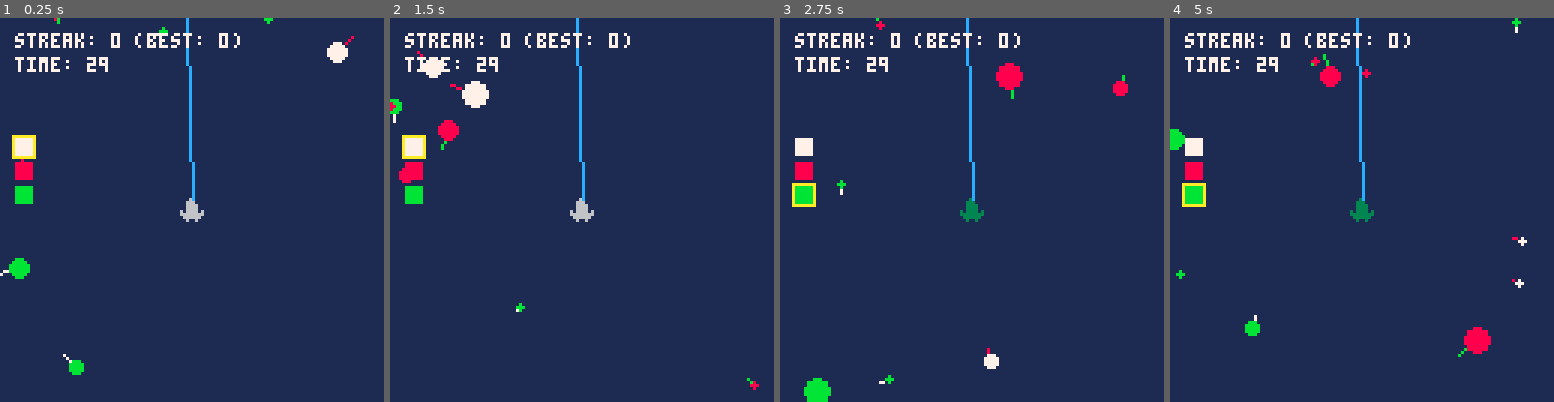
Above: before the commit, frames 1-4 (left to right).
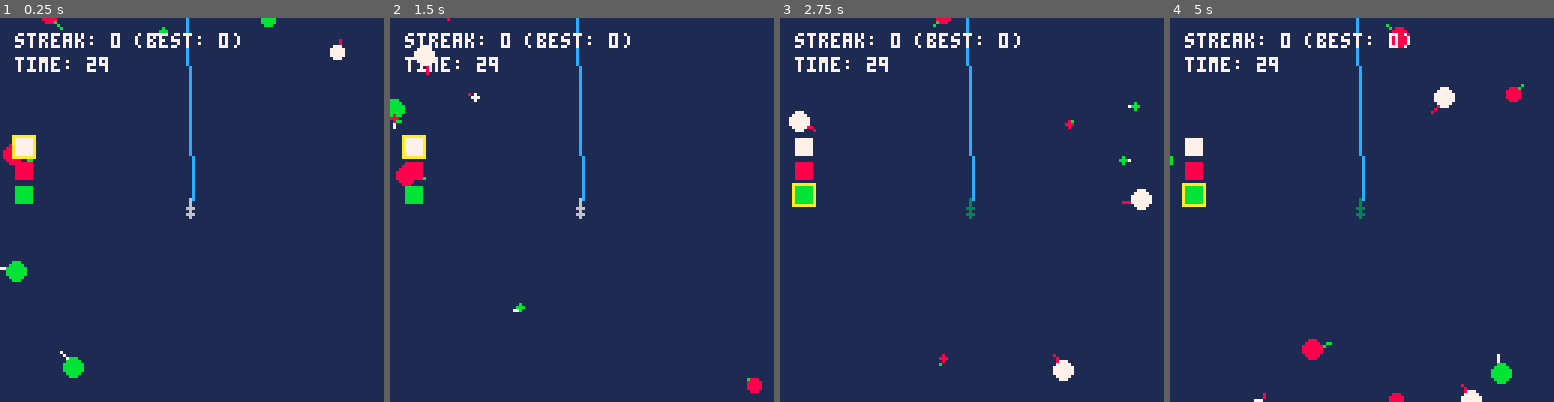
Above: after the commit, the same moments.

Repository: millwardesque/pico-fish-v2
Game: PICO-8 cartridge fish2.p8
Two runs of this game, one before a commit and one after it. Both use one fixed random seed, a clock stepped at 60 frames per second and the inputs below.
Inputs:
- Up to frame 1 (0.25 s): no input
- Up to frame 2 (1.5 s): tap O (Z key) at 0.7 s
- Up to frame 3 (2.75 s): hold Right 1.6-2.1 s; tap O (Z key) at 1.7, 2.1, 2.5 s; hold Up 2.15-2.42 s; hold Right from 2.47 s (still down)
- Up to frame 4 (5 s): tap O (Z key) every 0.4 s from 2.9 to 4.9 s; release Right at 3.03 s; hold Left 3.08-3.58 s; hold Down 3.63-3.97 s; hold Right 4.02-4.68 s; hold Up from 4.73 s (still down)

The runs differ from the first frame. In frame 1, 0.8% of the frame differs, in the area x 0-93%, y 0-94%; in frame 2, 1.3%; in frame 3, 2.3%; in frame 4, 2.7%, in the area x 0-93%, y 0-100%.

Commit message:
Lure sprite sizes.

Diff:
--- a/fish2.p8
+++ b/fish2.p8
@@ -318,14 +318,14 @@
         f.dir_to_target = v2.norm(v2.mk(x + 1, y))
         f.max_speed = 0.5 * (0.25 + rnd(1))
         f.speed = 0
-        f.length = size
+        f.length = size * 2
         f.size = size
         f.colour1 = colour1
         f.colour2 = colour2
 
-        if f.size >= 7 then
+        if f.size == 3 then
             f.max_speed *= 0.75
-        elseif f.size < 3 then
+        elseif f.size == 1 then
             f.max_speed *= 1.25
         end
 
@@ -348,9 +348,9 @@
                 line(tail.x, tail.y, head.x, head.y, go.colour2)
 
                 if go.speed >= 0 then
-                    circfill(head.x, head.y, max(1, go.size / 2.0), go.colour1)
+                    circfill(head.x, head.y, max(1, go.size), go.colour1)
                 else
-                    circfill(tail.x, tail.y, max(1, go.size / 2.0), go.colour1)
+                    circfill(tail.x, tail.y, max(1, go.size), go.colour1)
                 end
 
                 if go.draw_target then
@@ -374,8 +374,8 @@
             else
                 local col1_match = self.lure.colour == self.colour1
                 local col2_match = self.lure.colour == self.colour2
-                local too_big = self.lure.size >= self.size
-                local too_small = self.size - self.lure.size > 2
+                local too_big = self.lure.size > self.size
+                local too_small = self.size - self.lure.size > 1
 
                 if too_small then
                     interest = 0
@@ -407,7 +407,7 @@
                 end
 
                 -- Pick new target on arrival at target
-                local has_collided = utils.circle_col(self.v2_pos(self), self.size / 2.0, self.target.v2_pos(self.target), 0)
+                local has_collided = utils.circle_col(self.v2_pos(self), self.size, self.target.v2_pos(self.target), 0)
                 if has_collided then
                     local target_pos = utils.rnd_v2_near(self.x, self.y, 20, 20)
                     self.target.x = target_pos.x
@@ -492,14 +492,27 @@
         l.pulse_timer = 0
         l.pulse_wait = 30
         l.is_pulsing = false
+        l.sprites = {1, 2, 3}
 
         renderer.attach(l, 1)
         l.renderable.palette = {0,1,2,3,4,dark_pal[l.colour],dark_pal[l.colour],7,8,9,10,11,12,13,14,15}
 
         l.renderable.render = function(r, x, y)
-            line(62, 0, x, y, 12)
+            line(62, 0, x, y - 4, 12)
 
             r.default_render(r, x - 4, y - 4)
+        end
+
+        l.set_size = function(self, size)
+            if size <= 1 then
+                self.size = 1
+            elseif size >= 3 then
+                self.size = 3
+            else
+                self.size = size
+            end
+
+            self.renderable.sprite = self.sprites[self.size]
         end
 
         l.update = function(self)
@@ -519,7 +532,7 @@
         end
 
         l.radius = function(self)
-            return self.size / 2
+            return self.size
         end
 
         return l
@@ -633,7 +646,7 @@
             colour2 = 7
         end
 
-        local fish_size = 1 + flr(rnd(8))
+        local fish_size = 1 + flr(rnd(3))
 
         add_fish(active_lure, colour1, colour2, fish_size, true)
     end
@@ -688,17 +701,17 @@
 
     local fish_size = nil
     for i = 1,3 do
-        fish_size = 1 + flr(rnd(8))
+        fish_size = 1 + flr(rnd(3))
         add_fish(active_lure, 7, 8, fish_size, false)
     end
 
     for i = 1,4 do
-        fish_size = 1 + flr(rnd(8))
+        fish_size = 1 + flr(rnd(3))
         add_fish(active_lure, 8, 11, fish_size, false)
     end
 
     for i = 1,4 do
-        fish_size = 1 + flr(rnd(8))
+        fish_size = 1 + flr(rnd(3))
         add_fish(active_lure, 11, 7, fish_size, false)
     end
 end
@@ -712,10 +725,10 @@
         end
 
         if btnp(0) then
-            active_lure.size = max(1, active_lure.size - 1)
+            active_lure.set_size(active_lure, active_lure.size - 1)
         end
         if btnp(1) then
-            active_lure.size = min(10, active_lure.size + 1)
+            active_lure.set_size(active_lure, active_lure.size + 1)
         end
 
         if btnp(2) then
@@ -776,14 +789,14 @@
     log.render()
 end
 __gfx__
-00000000000500000000000000000000000000000000000000000000000000000000000000000000000000000000000000000000000000000000000000000000
-00000000005560000000000000000000000000000000000000000000000000000000000000000000000000000000000000000000000000000000000000000000
-00700700006556000000000000000000000000000000000000000000000000000000000000000000000000000000000000000000000000000000000000000000
-00077000005656000000000000000000000000000000000000000000000000000000000000000000000000000000000000000000000000000000000000000000
-00077000605655060000000000000000000000000000000000000000000000000000000000000000000000000000000000000000000000000000000000000000
-00700700565565650000000000000000000000000000000000000000000000000000000000000000000000000000000000000000000000000000000000000000
-00000000056565500000000000000000000000000000000000000000000000000000000000000000000000000000000000000000000000000000000000000000
-00000000005005000000000000000000000000000000000000000000000000000000000000000000000000000000000000000000000000000000000000000000
+00000000000500000005000000056000000000000000000000000000000000000000000000000000000000000000000000000000000000000000000000000000
+00000000000500000005000000556000000000000000000000000000000000000000000000000000000000000000000000000000000000000000000000000000
+00700700000600000006000000655600000000000000000000000000000000000000000000000000000000000000000000000000000000000000000000000000
+00077000006560000065600000565600000000000000000000000000000000000000000000000000000000000000000000000000000000000000000000000000
+00077000000600000056500060565506000000000000000000000000000000000000000000000000000000000000000000000000000000000000000000000000
+00700700006560000050500006556560000000000000000000000000000000000000000000000000000000000000000000000000000000000000000000000000
+00000000000600000600060000600600000000000000000000000000000000000000000000000000000000000000000000000000000000000000000000000000
+00000000000000000000000006000060000000000000000000000000000000000000000000000000000000000000000000000000000000000000000000000000
 
 __gff__
 0000000000000000000000000000000000000000000000000000000000000000000000000000000000000000000000000000000000000000000000000000000000000000000000000000000000000000000000000000000000000000000000000000000000000000000000000000000000000000000000000000000000000000
--- a/game.lua
+++ b/game.lua
@@ -97,7 +97,7 @@
             colour2 = 7
         end
 
-        local fish_size = 1 + flr(rnd(8))
+        local fish_size = 1 + flr(rnd(3))
 
         add_fish(active_lure, colour1, colour2, fish_size, true)
     end
@@ -152,17 +152,17 @@
 
     local fish_size = nil
     for i = 1,3 do
-        fish_size = 1 + flr(rnd(8))
+        fish_size = 1 + flr(rnd(3))
         add_fish(active_lure, 7, 8, fish_size, false)
     end
 
     for i = 1,4 do
-        fish_size = 1 + flr(rnd(8))
+        fish_size = 1 + flr(rnd(3))
         add_fish(active_lure, 8, 11, fish_size, false)
     end
 
     for i = 1,4 do
-        fish_size = 1 + flr(rnd(8))
+        fish_size = 1 + flr(rnd(3))
         add_fish(active_lure, 11, 7, fish_size, false)
     end
 end
@@ -176,10 +176,10 @@
         end
 
         if btnp(0) then
-            active_lure.size = max(1, active_lure.size - 1)
+            active_lure.set_size(active_lure, active_lure.size - 1)
         end
         if btnp(1) then
-            active_lure.size = min(10, active_lure.size + 1)
+            active_lure.set_size(active_lure, active_lure.size + 1)
         end
 
         if btnp(2) then
--- a/src/fish.lua
+++ b/src/fish.lua
@@ -14,14 +14,14 @@
         f.dir_to_target = v2.norm(v2.mk(x + 1, y))
         f.max_speed = 0.5 * (0.25 + rnd(1))
         f.speed = 0
-        f.length = size
+        f.length = size * 2
         f.size = size
         f.colour1 = colour1
         f.colour2 = colour2
 
-        if f.size >= 7 then
+        if f.size == 3 then
             f.max_speed *= 0.75
-        elseif f.size < 3 then
+        elseif f.size == 1 then
             f.max_speed *= 1.25
         end
 
@@ -44,9 +44,9 @@
                 line(tail.x, tail.y, head.x, head.y, go.colour2)
 
                 if go.speed >= 0 then
-                    circfill(head.x, head.y, max(1, go.size / 2.0), go.colour1)
+                    circfill(head.x, head.y, max(1, go.size), go.colour1)
                 else
-                    circfill(tail.x, tail.y, max(1, go.size / 2.0), go.colour1)
+                    circfill(tail.x, tail.y, max(1, go.size), go.colour1)
                 end
 
                 if go.draw_target then
@@ -70,8 +70,8 @@
             else
                 local col1_match = self.lure.colour == self.colour1
                 local col2_match = self.lure.colour == self.colour2
-                local too_big = self.lure.size >= self.size
-                local too_small = self.size - self.lure.size > 2
+                local too_big = self.lure.size > self.size
+                local too_small = self.size - self.lure.size > 1
 
                 if too_small then
                     interest = 0
@@ -103,7 +103,7 @@
                 end
 
                 -- Pick new target on arrival at target
-                local has_collided = utils.circle_col(self.v2_pos(self), self.size / 2.0, self.target.v2_pos(self.target), 0)
+                local has_collided = utils.circle_col(self.v2_pos(self), self.size, self.target.v2_pos(self.target), 0)
                 if has_collided then
                     local target_pos = utils.rnd_v2_near(self.x, self.y, 20, 20)
                     self.target.x = target_pos.x
--- a/src/lure.lua
+++ b/src/lure.lua
@@ -10,14 +10,27 @@
         l.pulse_timer = 0
         l.pulse_wait = 30
         l.is_pulsing = false
+        l.sprites = {1, 2, 3}
 
         renderer.attach(l, 1)
         l.renderable.palette = {0,1,2,3,4,dark_pal[l.colour],dark_pal[l.colour],7,8,9,10,11,12,13,14,15}
 
         l.renderable.render = function(r, x, y)
-            line(62, 0, x, y, 12)
+            line(62, 0, x, y - 4, 12)
 
             r.default_render(r, x - 4, y - 4)
+        end
+
+        l.set_size = function(self, size)
+            if size <= 1 then
+                self.size = 1
+            elseif size >= 3 then
+                self.size = 3
+            else
+                self.size = size
+            end
+
+            self.renderable.sprite = self.sprites[self.size]
         end
 
         l.update = function(self)
@@ -37,7 +50,7 @@
         end
 
         l.radius = function(self)
-            return self.size / 2
+            return self.size
         end
 
         return l
Not shown, changed: plan.txt
